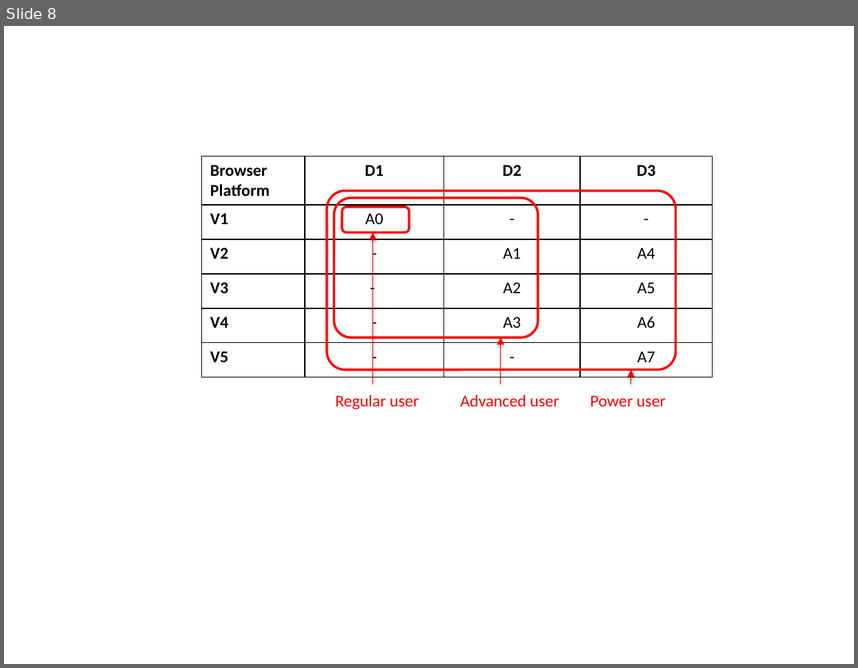
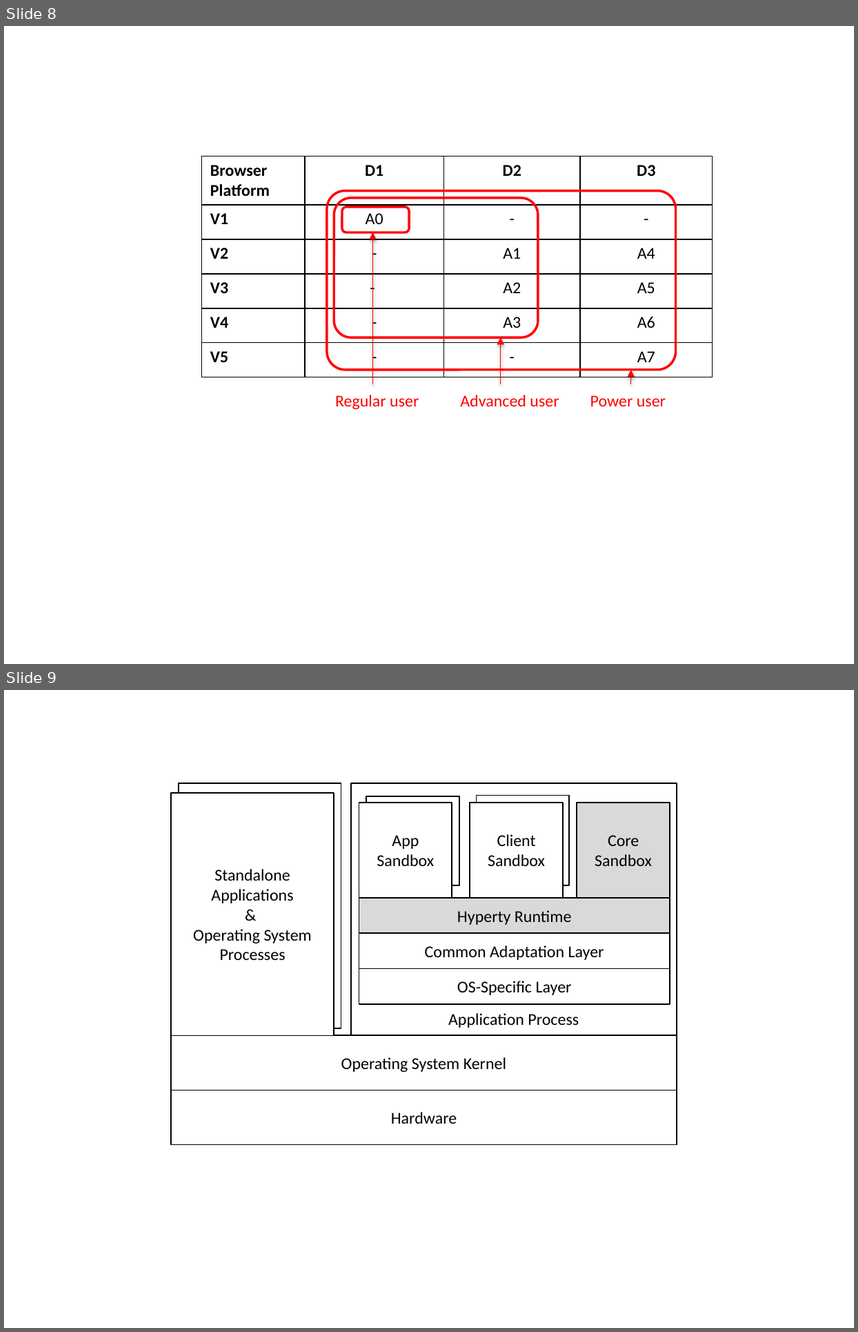
Before and after one commit to reTHINK-project/core-framework, a slide deck: docs/specs/runtime/securityanalysis_figs.pptx. Shown one above the other, each under a label of ours: slide 8 before the commit, slides 8 and 9 after it. The pictures are 858x668 and 858x1332 pixels, drawn with LibreOffice and Linux fonts; fonts in the diff are those of the drawing. Boxes give left, top, right and bottom in pixels: in the first picture for what was removed or moved away, otherwise in the second. Text is boxed around its words. In the diff, an @@ line names an element or a change of style, - is before the commit and + after.

```diff
--- a/docs/specs/runtime/securityanalysis_figs.pptx
+++ b/docs/specs/runtime/securityanalysis_figs.pptx
@@ slide 9 added at bbox=[4, 690, 854, 1328], background #FFFFFF @@
@@ rectangle added at bbox=[172, 793, 335, 1035], fill #FFFFFF, outline #000000 1 pt, 14 pt, text #000000 @@
+Standalone Applications
+&
+Operating System Processes
@@ rectangle added at bbox=[179, 782, 341, 1027], fill #FFFFFF, outline #000000 1 pt, 14 pt, text #000000 @@
+Application & System Processes
@@ rectangle added at bbox=[351, 782, 677, 1035], outline #000000 1 pt, 14 pt, text #000000 @@
+Application Process
@@ rectangle added at bbox=[359, 802, 452, 898], fill #FFFFFF, outline #000000 1 pt, 14 pt, text #000000 @@
+App
+Sandbox
@@ rectangle added at bbox=[366, 796, 459, 885], fill #FFFFFF, outline #000000 1 pt, 14 pt, text #000000 @@
+Application Sandbox
@@ rectangle added at bbox=[470, 802, 562, 898], fill #FFFFFF, outline #000000 1 pt, 14 pt, text #000000 @@
+Client Sandbox
@@ rectangle added at bbox=[477, 796, 569, 885], fill #FFFFFF, outline #000000 1 pt, 14 pt, text #000000 @@
+Client Sandbox
@@ rectangle added at bbox=[577, 802, 670, 898], fill #D9D9D9, outline #000000 1 pt, 14 pt, text #000000 @@
+Core Sandbox
@@ rectangle added at bbox=[359, 898, 671, 933], fill #D9D9D9, outline #000000 1 pt, 14 pt, text #000000 @@
+Hyperty Runtime
@@ rectangle added at bbox=[359, 933, 671, 969], outline #000000 1 pt, 14 pt, text #000000 @@
+Common Adaptation Layer
@@ rectangle added at bbox=[359, 969, 671, 1005], outline #000000 1 pt, 14 pt, text #000000 @@
+OS-Specific Layer
@@ rectangle added at bbox=[172, 1035, 677, 1090], outline #000000 1 pt, 14 pt, text #000000 @@
+Operating System Kernel
@@ rectangle added at bbox=[172, 1090, 677, 1144], outline #000000 1 pt, 14 pt, text #000000 @@
+Hardware
```
Also in this commit, not shown: 1 other slide added, 2 other files.
